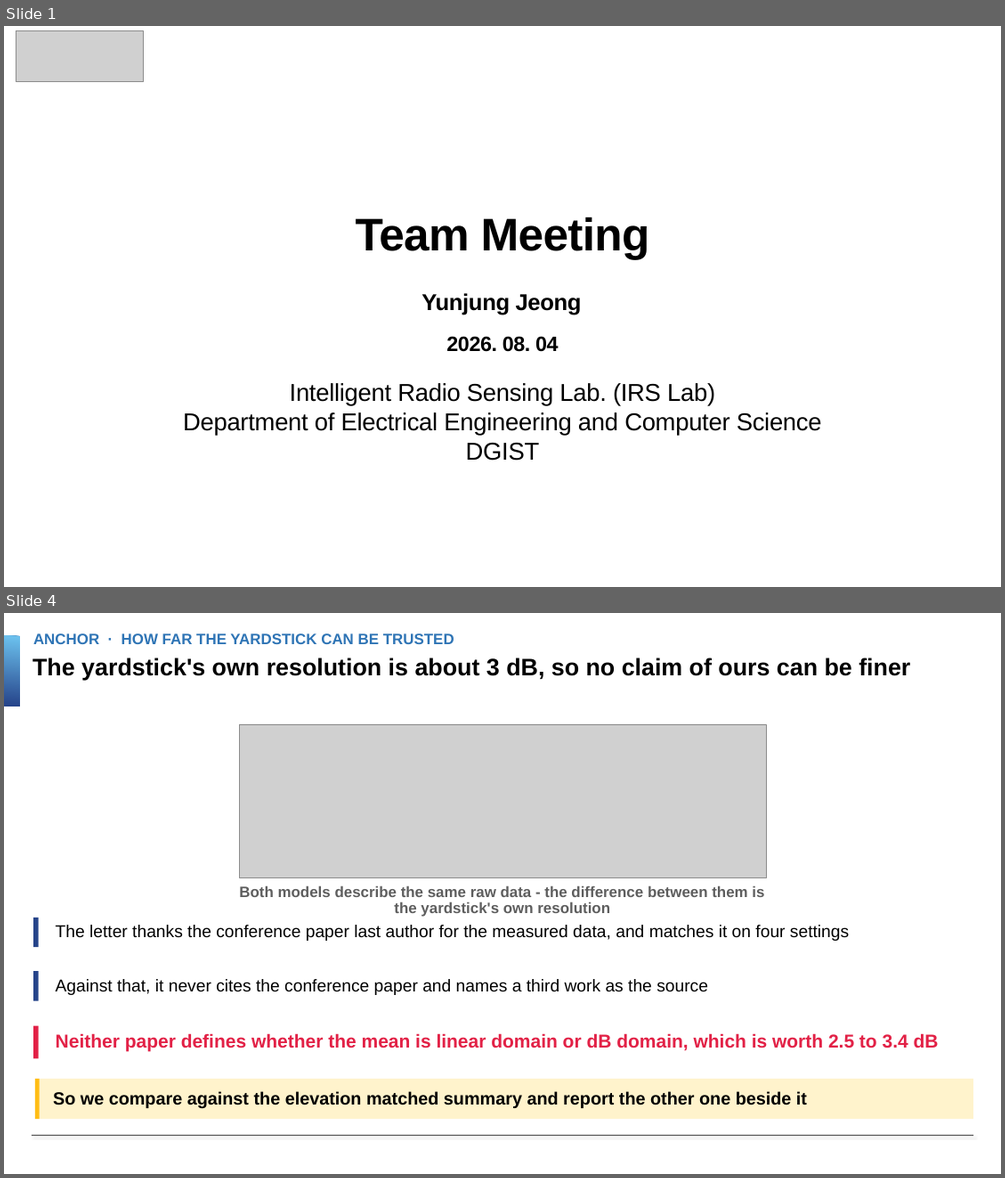
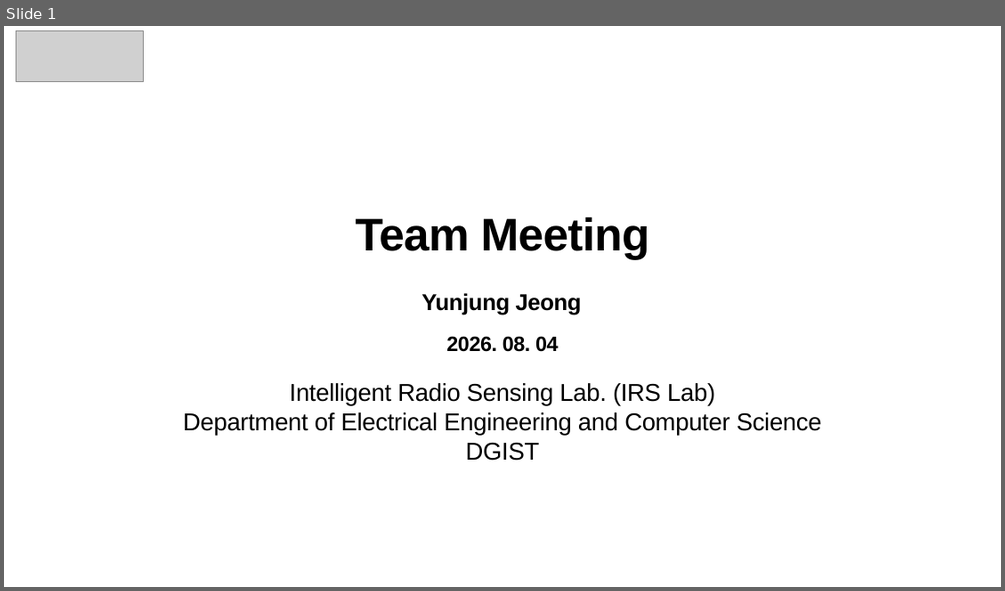
Before and after one commit to Dkor-1/sionna2, a slide deck: decks/teammeeting_0804_v3.pptx. Shown one above the other, each under a label of ours: slides 1 and 4 before the commit, slide 1 after it; the slides between them are not shown. The pictures are 1005x1178 and 1005x591 pixels, drawn with LibreOffice and Linux fonts; fonts in the diff are those of the drawing; grey boxes stand for pictures; background and template pictures are left out. Boxes give left, top, right and bottom in pixels: in the first picture for what was removed or moved away, otherwise in the second. Text is boxed around its words. In the diff, an @@ line names an element or a change of style, - is before the commit and + after.

```diff
--- a/decks/teammeeting_0804_v3.pptx
+++ b/decks/teammeeting_0804_v3.pptx
@@ slide 4 removed at box(4, 613, 1001, 1174), background #FFFFFF @@
@@ rectangle removed at box(4, 636, 19, 706) @@
@@ text removed at box(33, 633, 454, 644) @@
-ANCHOR · HOW FAR THE YARDSTICK CAN BE TRUSTED
@@ text removed at box(32, 657, 910, 681) @@
-The yardstick's own resolution is about 3 dB, so no claim of ours can be finer
@@ picture removed at box(239, 724, 766, 877) @@
@@ text removed at box(239, 885, 764, 916) @@
-Both models describe the same raw data - the difference between them is the yardstick's own resolution
@@ rectangle removed at box(33, 917, 39, 947) @@
@@ text removed at box(56, 925, 849, 941) @@
-The letter thanks the conference paper last author for the measured data, and matches it on four settings
@@ rectangle removed at box(33, 971, 39, 1001) @@
@@ text removed at box(56, 979, 708, 995) @@
-Against that, it never cites the conference paper and names a third work as the source
@@ rectangle removed at box(33, 1026, 39, 1059) @@
@@ text removed at box(56, 1033, 938, 1052) @@
-Neither paper defines whether the mean is linear domain or dB domain, which is worth 2.5 to 3.4 dB
@@ rectangle removed at box(35, 1078, 973, 1119) @@
@@ rectangle removed at box(35, 1078, 39, 1119) @@
@@ text removed at box(53, 1091, 807, 1108) @@
-So we compare against the elevation matched summary and report the other one beside it
@@ line removed from (32, 1135) to (973, 1135) @@
```
Also in this commit, not shown: 6 slides added, 9 other slides removed, 3 other files.
